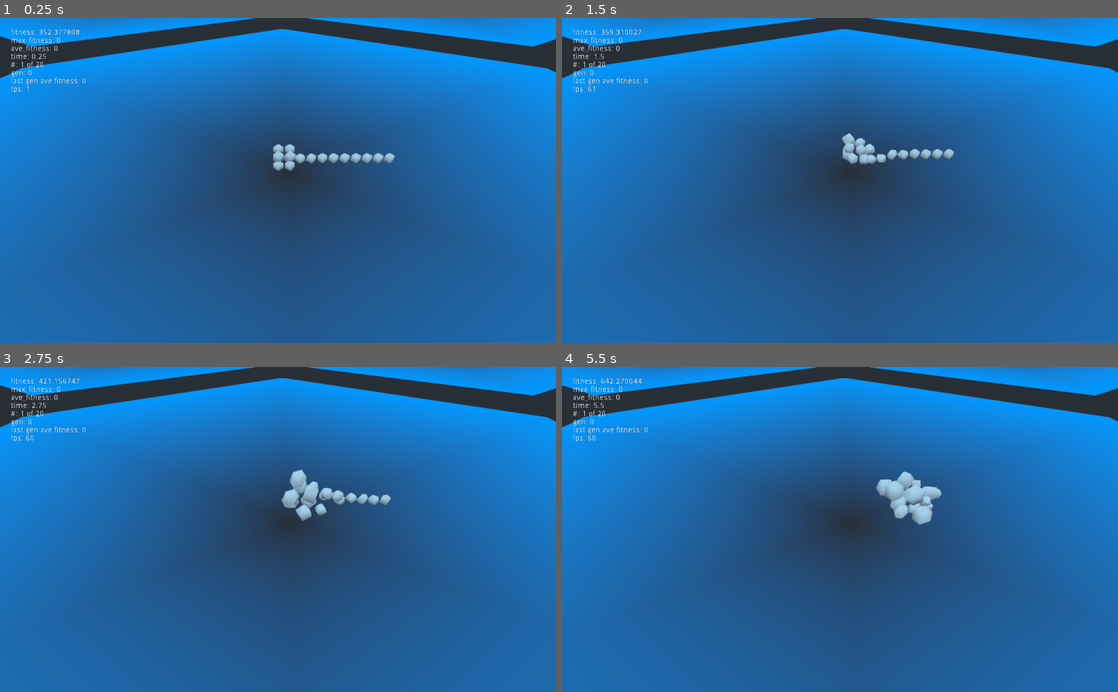
Above: before the commit, frames 1-4 (two rows, left to right).
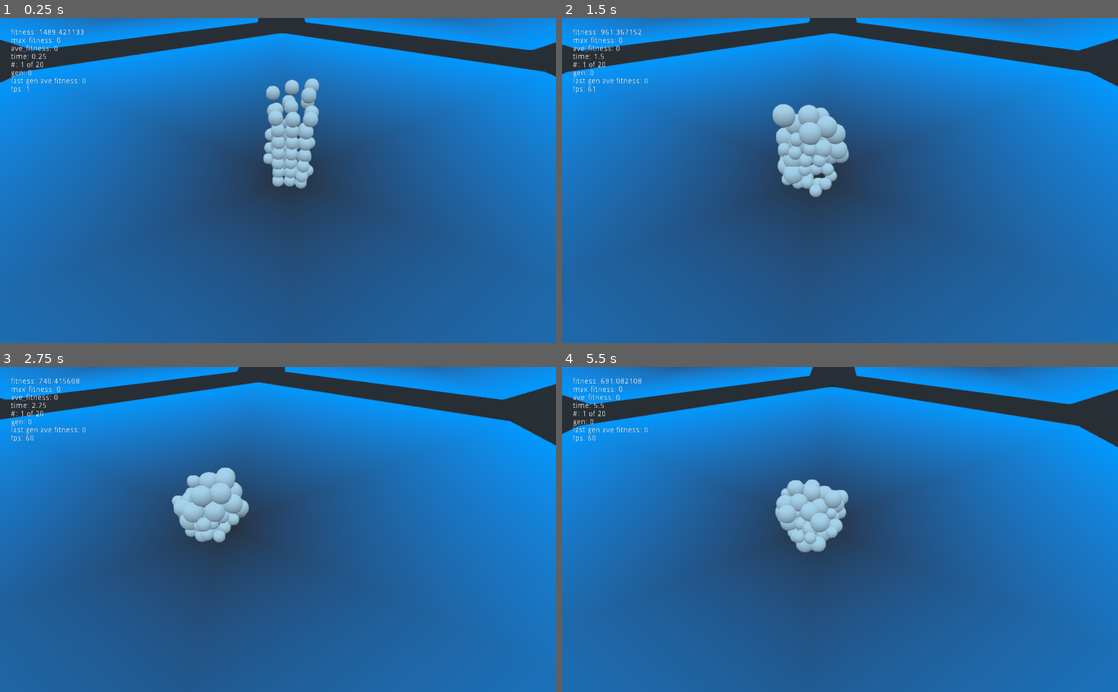
Above: after the commit, the same moments.

Repository: bentles/Particles
Game: Godot game, scene res://TestWorld.tscn
Same seed, same stepped clock (60 frames per second), same inputs: the game is played once before the commit and once after it.
Inputs (mouse positions are in pixels of both pictures, inside the frame that each line leads up to):
- Up to frame 1 (0.25 s): no input
- Up to frame 2 (1.5 s): tap Enter at 0.5 s; move the mouse to (962, 164) at 0.52 s; hold D 0.53-1.25 s; tap Q at 0.6 s; click (962, 164) at 0.67 s; tap E at 0.8 s; drag from (728, 196) to (812, 245) at 1.27 s
- Up to frame 3 (2.75 s): move the mouse to (333, 458) at 2.02 s; hold D from 2.03 s (still down); tap Q at 2.1 s; click (333, 458) at 2.17 s; tap E at 2.3 s
- Up to frame 4 (5.5 s): release D at 2.75 s; drag from (812, 594) to (673, 480) at 2.77 s; move the mouse to (1006, 578) at 3.52 s; hold A 3.53-4.25 s; tap Q at 3.6, 5.1 s; click (1006, 578) at 3.67 s; tap E at 3.8, 5.3 s; drag from (673, 480) to (756, 448) at 4.27 s; move the mouse to (867, 529) at 5.02 s; hold S from 5.03 s (still down); click (867, 529) at 5.17 s

The runs differ from the first frame. In frame 1, 5.4% of the frame differs, in the area x 0-100%, y 0-53%; in frame 2, 7.0%; in frame 3, 21%, in the area x 0-100%, y 0-77%; in frame 4, 12%.

Commit message:
fixed gravity bug

Diff:
--- /dev/null
+++ b/Camera.gd
@@ -0,0 +1,98 @@
+extends Camera
+
+export(float, 0.0, 1.0) var sensitivity = 0.25
+
+# Mouse state
+var _mouse_position = Vector2(0.0, 0.0)
+var _total_pitch = 0.0
+
+# Movement state
+var _direction = Vector3(0.0, 0.0, 0.0)
+var _velocity = Vector3(0.0, 0.0, 0.0)
+var _acceleration = 30
+var _deceleration = -10
+var _vel_multiplier = 4
+
+# Keyboard state
+var _w = false
+var _s = false
+var _a = false
+var _d = false
+var _q = false
+var _e = false
+
+func _input(event):
+	# Receives mouse motion
+	if event is InputEventMouseMotion:
+		_mouse_position = event.relative
+
+	# Receives mouse button input
+	if event is InputEventMouseButton:
+		match event.button_index:
+			BUTTON_RIGHT: # Only allows rotation if right click down
+				Input.set_mouse_mode(Input.MOUSE_MODE_CAPTURED if event.pressed else Input.MOUSE_MODE_VISIBLE)
+			BUTTON_WHEEL_UP: # Increases max velocity
+				_vel_multiplier = clamp(_vel_multiplier * 1.1, 0.2, 20)
+			BUTTON_WHEEL_DOWN: # Decereases max velocity
+				_vel_multiplier = clamp(_vel_multiplier / 1.1, 0.2, 20)
+
+	# Receives key input
+	if event is InputEventKey:
+		match event.scancode:
+			KEY_W:
+				_w = event.pressed
+			KEY_S:
+				_s = event.pressed
+			KEY_A:
+				_a = event.pressed
+			KEY_D:
+				_d = event.pressed
+			KEY_Q:
+				_q = event.pressed
+			KEY_E:
+				_e = event.pressed
+
+# Updates mouselook and movement every frame
+func _process(delta):
+	_update_mouselook()
+	_update_movement(delta)
+
+# Updates camera movement
+func _update_movement(delta):
+	# Computes desired direction from key states
+	_direction = Vector3(_d as float - _a as float,
+						 _e as float - _q as float,
+						 _s as float - _w as float)
+
+	# Computes the change in velocity due to desired direction and "drag"
+	# The "drag" is a constant acceleration on the camera to bring it's velocity to 0
+	var offset = _direction.normalized() * _acceleration * _vel_multiplier * delta \
+		+ _velocity.normalized() * _deceleration * _vel_multiplier * delta
+
+	# Checks if we should bother translating the camera
+	if _direction == Vector3.ZERO and offset.length_squared() > _velocity.length_squared():
+		# Sets the velocity to 0 to prevent jittering due to imperfect deceleration
+		_velocity = Vector3.ZERO
+	else:
+		# Clamps speed to stay within maximum value (_vel_multiplier)
+		_velocity.x = clamp(_velocity.x + offset.x, -_vel_multiplier, _vel_multiplier)
+		_velocity.y = clamp(_velocity.y + offset.y, -_vel_multiplier, _vel_multiplier)
+		_velocity.z = clamp(_velocity.z + offset.z, -_vel_multiplier, _vel_multiplier)
+
+		translate(_velocity * delta)
+
+# Updates mouse look
+func _update_mouselook():
+	# Only rotates mouse if the mouse is captured
+	if Input.get_mouse_mode() == Input.MOUSE_MODE_CAPTURED:
+		_mouse_position *= sensitivity
+		var yaw = _mouse_position.x
+		var pitch = _mouse_position.y
+		_mouse_position = Vector2(0, 0)
+
+		# Prevents looking up/down too far
+		pitch = clamp(pitch, -90 - _total_pitch, 90 - _total_pitch)
+		_total_pitch += pitch
+
+		rotate_y(deg2rad(-yaw))
+		rotate_object_local(Vector3(1,0,0), deg2rad(-pitch))
--- a/Organism/Organism.gd
+++ b/Organism/Organism.gd
@@ -27,18 +27,9 @@
 
 func _create_particles():
 	particles = []
-	for x in range(-1, 1):
-		for y in range(1, 3):
-			for z in range(-1,1):
-				var p = Particle.instance()
-				p.brain = brain # might need some kind of instancing thing here
-				p.translate(Vector3(x, y, z))
-				particles.push_front(p)
-				add_child(p)
-
-	for x in range(1, 10):
-		for y in range(1, 2):
-			for z in range(-1,0):
+	for x in range(-1, 2):
+		for y in range(1, 8):
+			for z in range(-1,2):
 				var p = Particle.instance()
 				p.brain = brain # might need some kind of instancing thing here
 				p.translate(Vector3(x, y, z))
--- a/Particle/Particle.gd
+++ b/Particle/Particle.gd
@@ -28,7 +28,8 @@
 		action_elapsed_seconds = 0
 		cooldown_elapsed_seconds = 0
 
-func _resize_model():
+var total = 0
+func _resize_model(delta):
 	var percent = action_elapsed_seconds / action_seconds
 	var size_state = 0
 
@@ -43,16 +44,22 @@
 
 	var size = 0.5 + size_factor * size_state
 	# figure out how to scale properly
-
-	$CollisionShape.shape.radius = size
-	$Body.radius = size
+	total += delta
+	#if (total < 3):
+	#	$CollisionShape.shape.radius = total
+	$Particles.scale.x = size
+	$Particles.scale.y = size
+	$Particles.scale.z = size
 	$InfluenceArea/CollisionShape.shape.radius = size
 
 func _expand():
 	_act(State.STATE_IDLE, State.STATE_EXPANDING)
+	$CollisionShape.shape.radius = 0.75
+
 
 func _contract():
 	_act(State.STATE_EXPANDED, State.STATE_CONTRACTING)
+	$CollisionShape.shape.radius = 0.5
 
 func _ready():
 	assert(brain != null)
@@ -73,6 +80,7 @@
 
 func _physics_process(delta):
 	_process_state(delta)
+	_resize_model(delta)
 
 	var overlapping = $InfluenceArea.get_overlapping_bodies()
 
@@ -121,4 +129,4 @@
 
 # Called every frame. 'delta' is the elapsed time since the previous frame.
 func _process(delta):
-	_resize_model()
+	pass
--- a/Particle/Particle.tscn
+++ b/Particle/Particle.tscn
@@ -13,6 +13,10 @@
 resource_local_to_scene = true
 radius = 0.52
 
+[sub_resource type="ShaderMaterial" id=5]
+
+[sub_resource type="SphereMesh" id=6]
+
 [node name="Particle" type="RigidBody" groups=["Particle"]]
 collision_mask = 19
 mass = 0.2
@@ -20,15 +24,10 @@
 linear_damp = 0.1
 angular_damp = 0.3
 script = ExtResource( 1 )
-fmass = 0.3
+fmass = 0.35
 
 [node name="CollisionShape" type="CollisionShape" parent="."]
 shape = SubResource( 2 )
-
-[node name="Body" type="CSGSphere" parent="."]
-radius = 0.5
-radial_segments = 4
-rings = 3
 
 [node name="InfluenceArea" type="Area" parent="."]
 transform = Transform( 0.5, 0, 0, 0, 0.5, 0, 0, 0, 0.5, 0, 0, 0 )
@@ -38,3 +37,9 @@
 [node name="CollisionShape" type="CollisionShape" parent="InfluenceArea"]
 transform = Transform( 5, 0, 0, 0, 5, 0, 0, 0, 5, 0, 0, 0 )
 shape = SubResource( 4 )
+
+[node name="Particles" type="Particles" parent="."]
+transform = Transform( 0.5, 0, 0, 0, 0.5, 0, 0, 0, 0.5, 0, 0, 0 )
+amount = 1
+process_material = SubResource( 5 )
+draw_pass_1 = SubResource( 6 )
--- a/TestWorld.gd
+++ b/TestWorld.gd
@@ -23,7 +23,7 @@
 # Called when the node enters the scene tree for the first time.
 func _ready():
 	for i in range(GEN_SIZE):
-		organisms.push_front(Organism.instance())
+		organisms.push_front(Organism.instance().duplicate())
 
 	current_organism = organisms[0]
 	add_child(current_organism)
--- a/TestWorld.tscn
+++ b/TestWorld.tscn
@@ -1,5 +1,6 @@
-[gd_scene load_steps=6 format=2]
+[gd_scene load_steps=7 format=2]
 
+[ext_resource path="res://Camera.gd" type="Script" id=1]
 [ext_resource path="res://TestWorld.gd" type="Script" id=2]
 
 [sub_resource type="PhysicsMaterial" id=4]
@@ -88,7 +89,8 @@
 script = ExtResource( 2 )
 
 [node name="Camera" type="Camera" parent="."]
-transform = Transform( 1, 0, 0, 0, 0.698153, 0.715948, 0, -0.715948, 0.698153, -1, 15, 15 )
+transform = Transform( 1, 0, 0, 0, 0.707106, 0.707106, 0, -0.707106, 0.707106, -1, 15, 15 )
+script = ExtResource( 1 )
 
 [node name="StaticBody" type="StaticBody" parent="."]
 collision_layer = 16
@@ -96,7 +98,7 @@
 physics_material_override = SubResource( 4 )
 
 [node name="CollisionShape" type="CollisionShape" parent="StaticBody"]
-transform = Transform( 400, 0, 0, 0, 1, 0, 0, 0, 400, 0, 0, 0 )
+transform = Transform( 400, 0, 0, 0, 0.5, 0, 0, 0, 400, 0, 0, 0 )
 shape = SubResource( 1 )
 
 [node name="CSGBox" type="CSGBox" parent="StaticBody"]
Not shown: 1 places in Particle/Particle.tscn that only renumber resources
